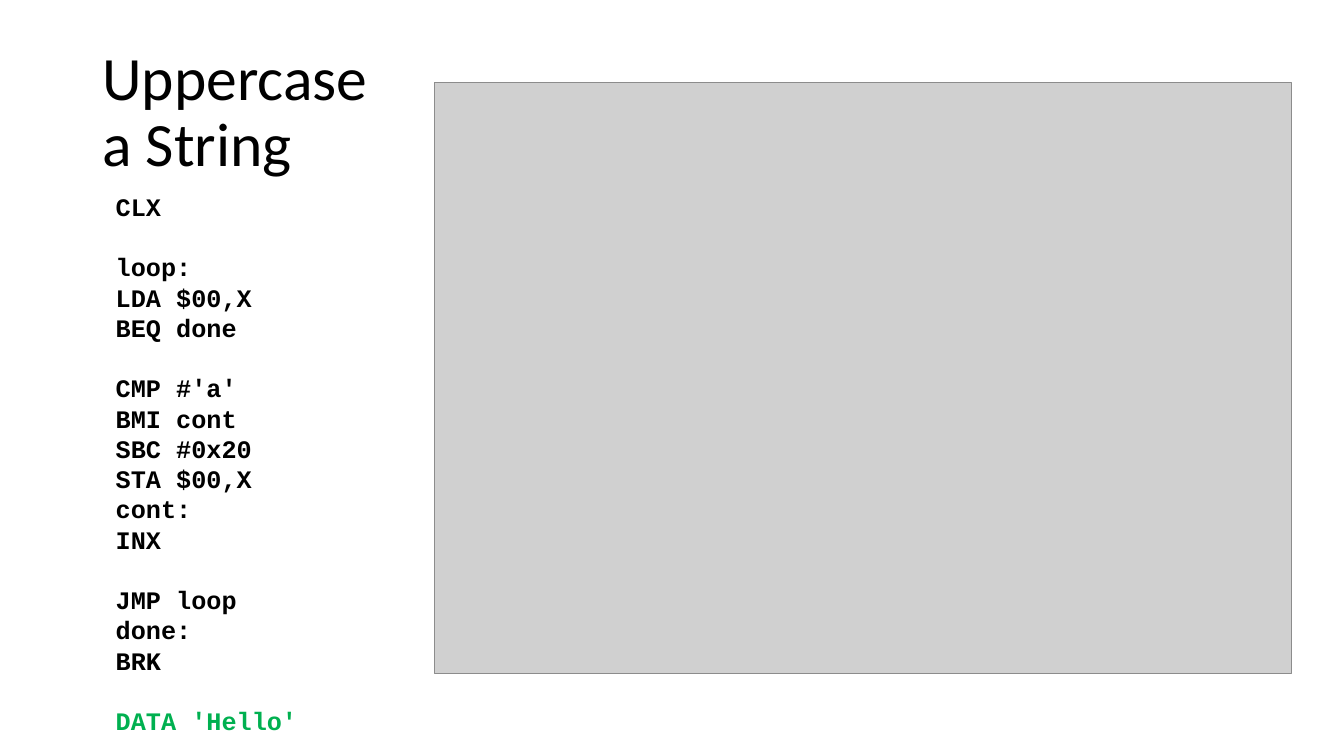
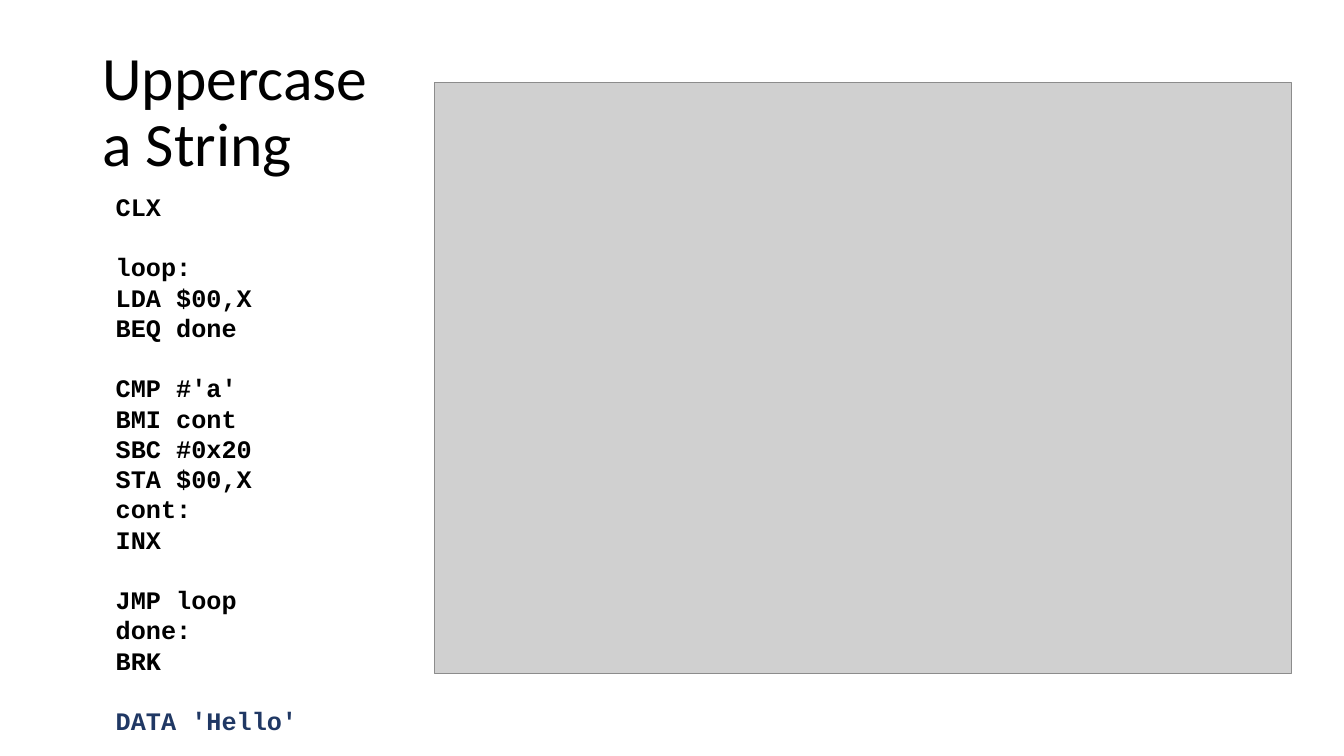
Before and after one commit to csev/ca4e, a slide deck: slide 3 of lectures/07-Emulator.pptx. Drawn at 1344x756 pixels with LibreOffice and Linux fonts; fonts in the diff are those of the drawing; grey boxes stand for pictures. Boxes give left, top, right and bottom in pixels: in the first picture for what was removed or moved away, otherwise in the second. Text is boxed around its words. In the diff, an @@ line names an element or a change of style, - is before the commit and + after.

```diff
--- a/lectures/07-Emulator.pptx
+++ b/lectures/07-Emulator.pptx
@@ text at box(116, 712, 297, 731): text colour #00B050 to #203864 in "DATA 'Hello'" @@
```
Also in this commit, not shown: 3 other files.
